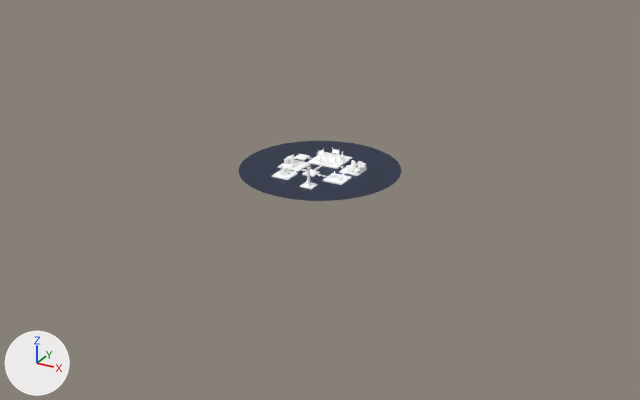
A saved change to the Blender file src/assets/VRWorld/portfolio_v1.2.blend.
Rendered twice from a 50 mm lens placed at (636.0, -1157.0, 523.0), pointed at (13.0, -23.0, -44.0). Every picture has the same lights, and +X, +Y and +Z are marked at lower left.
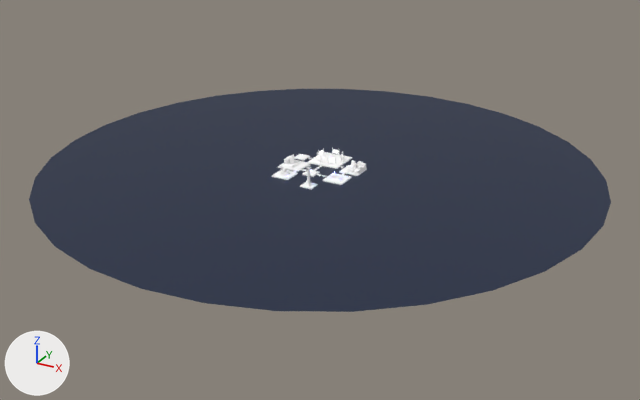
Boxes (x1, y1, x2, y2) around the edits, measured in the pictures (640 x 400 px):
'Circle', rescaled (255% wider, 267% taller): before (239, 141, 402, 201); after (29, 89, 611, 312)

What changed in the scene script:
```text
Change ob_circle:
    ob_circle.scale: (130.0, 130.0, 130.0) -> (445.0, 445.0, 445.0)
```
